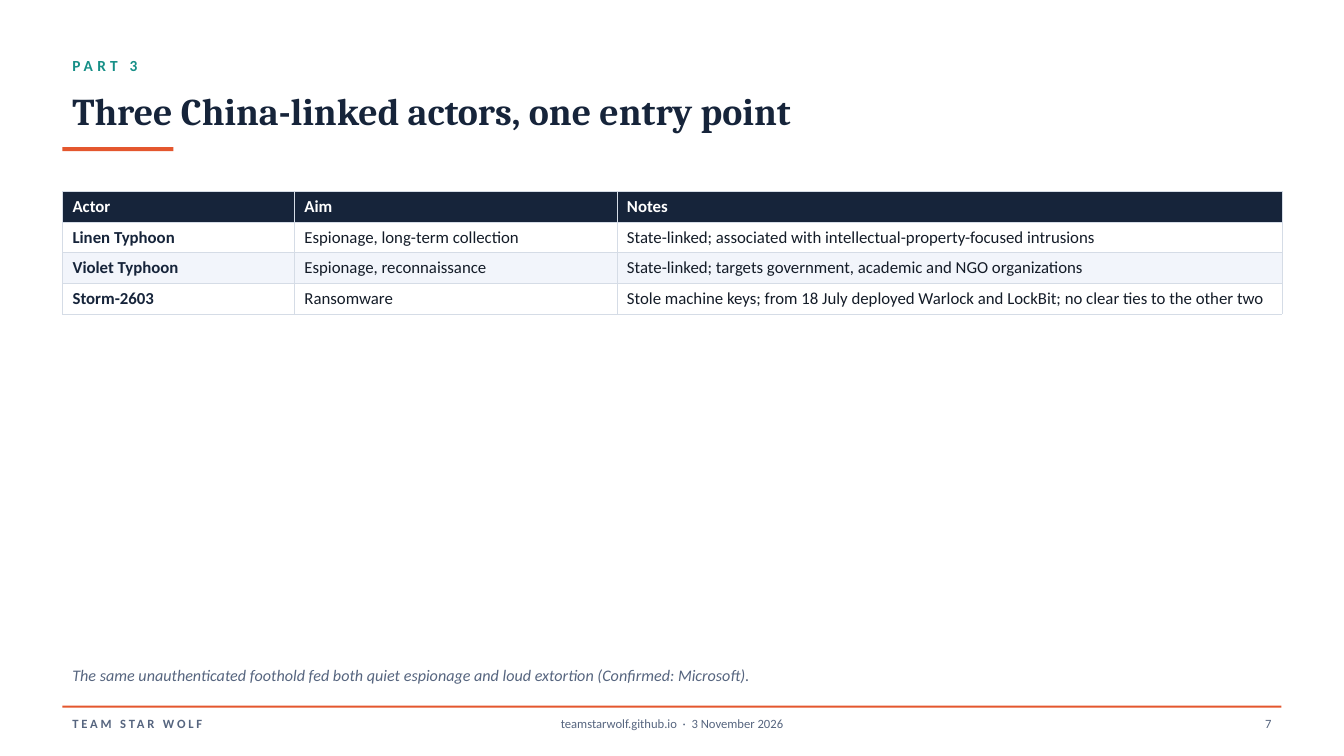
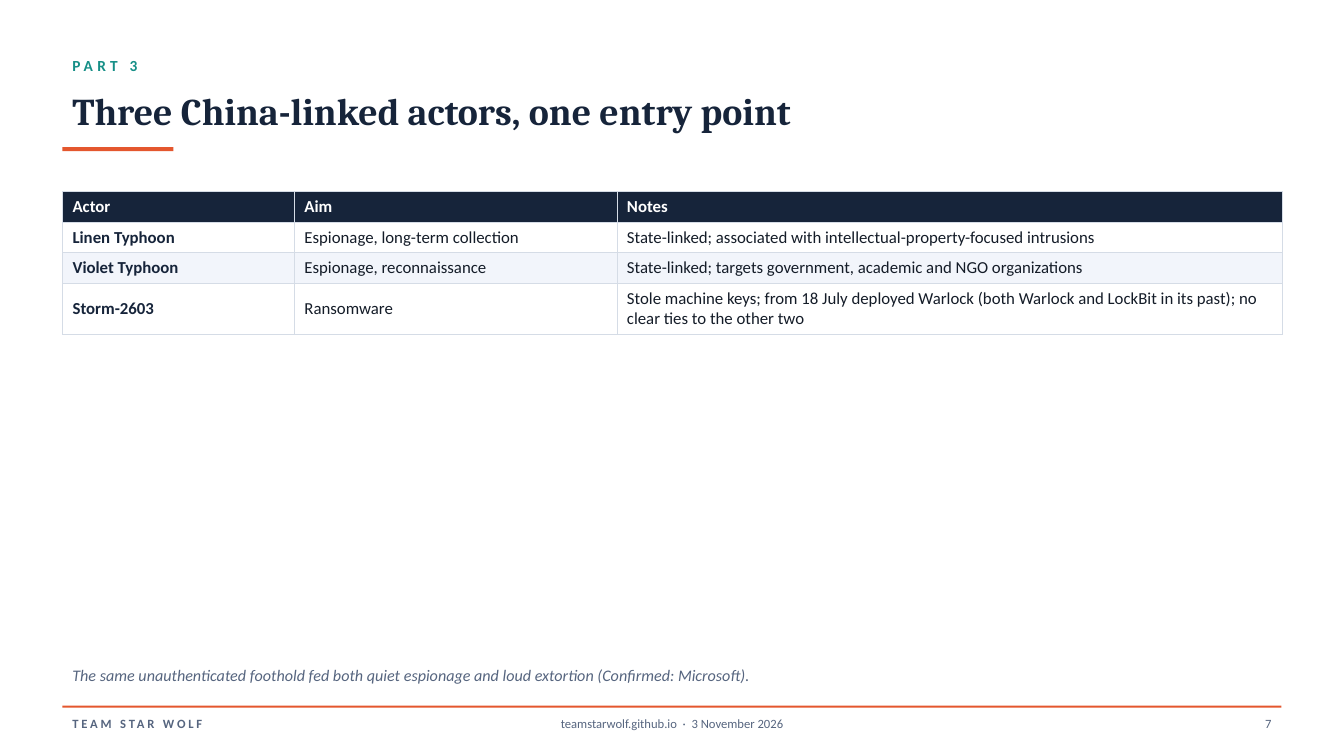
Before and after one commit to TeamStarWolf/TeamStarWolf, a slide deck: slide 8 of case-studies/slides/SharePoint_ToolShell_2025_Case_Study.pptx. Drawn at 1344x756 pixels with LibreOffice and Linux fonts; fonts in the diff are those of the drawing. Boxes give left, top, right and bottom in pixels: in the first picture for what was removed or moved away, otherwise in the second. Text is boxed around its words. In the diff, an @@ line names an element or a change of style, - is before the commit and + after.

```diff
--- a/case-studies/slides/SharePoint_ToolShell_2025_Case_Study.pptx
+++ b/case-studies/slides/SharePoint_ToolShell_2025_Case_Study.pptx
@@ table at (63,192,1282,328) @@
-row 4, column 3: Stole machine keys; from 18 July deployed Warlock and LockBit; no clear ties to the other two
+row 4, column 3: Stole machine keys; from 18 July deployed Warlock (both Warlock and LockBit in its past); no clear ties to the other two
```
Also in this commit, not shown: 2 other slides changed, 12 other files.
